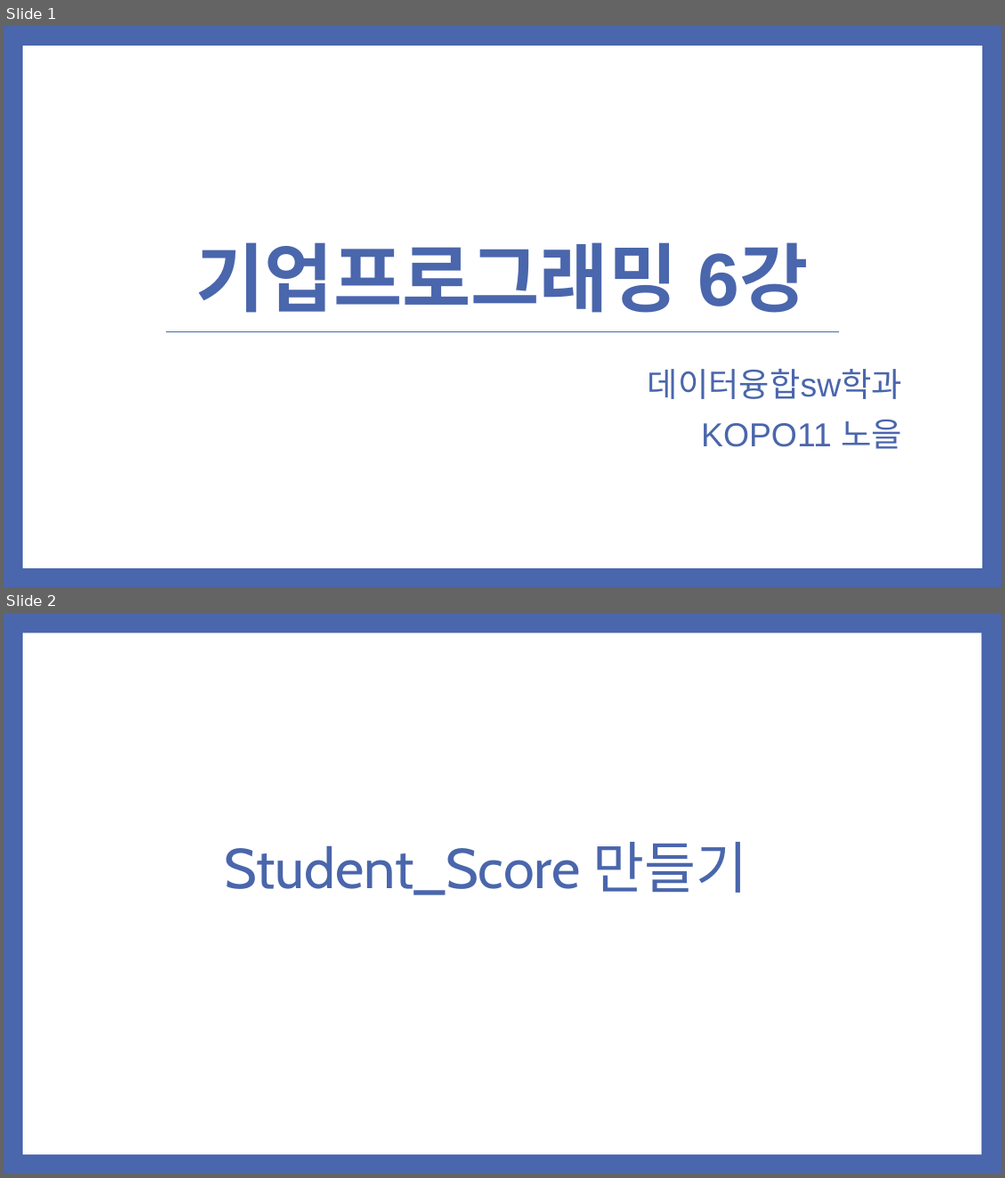
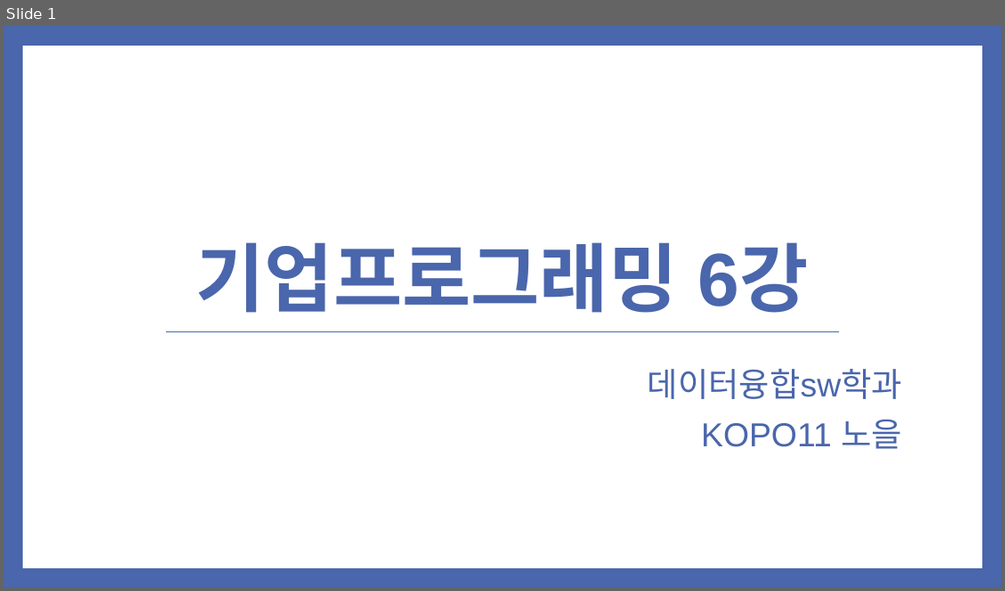
Before and after one commit to noheul1030/KOPO-HTML, a slide deck: 과제PPT/기업업무 6강.pptx. Shown one above the other, each under a label of ours: slides 1 and 2 before the commit, slide 1 after it. The pictures are 1005x1178 and 1005x591 pixels, drawn with LibreOffice and Linux fonts; fonts in the diff are those of the drawing. Boxes give left, top, right and bottom in pixels: in the first picture for what was removed or moved away, otherwise in the second. Text is boxed around its words. In the diff, an @@ line names an element or a change of style, - is before the commit and + after.

```diff
--- a/과제PPT/기업업무 6강.pptx
+++ b/과제PPT/기업업무 6강.pptx
@@ slide 2 removed at box(4, 613, 1001, 1174), background #4A66AC @@
@@ rectangle removed at box(23, 633, 981, 1154) @@
@@ text removed at box(224, 842, 748, 895) @@
-Student_Score 만들기
```
Also in this commit, not shown: 3 slides changed, 8 slides added, 4 other slides removed.
